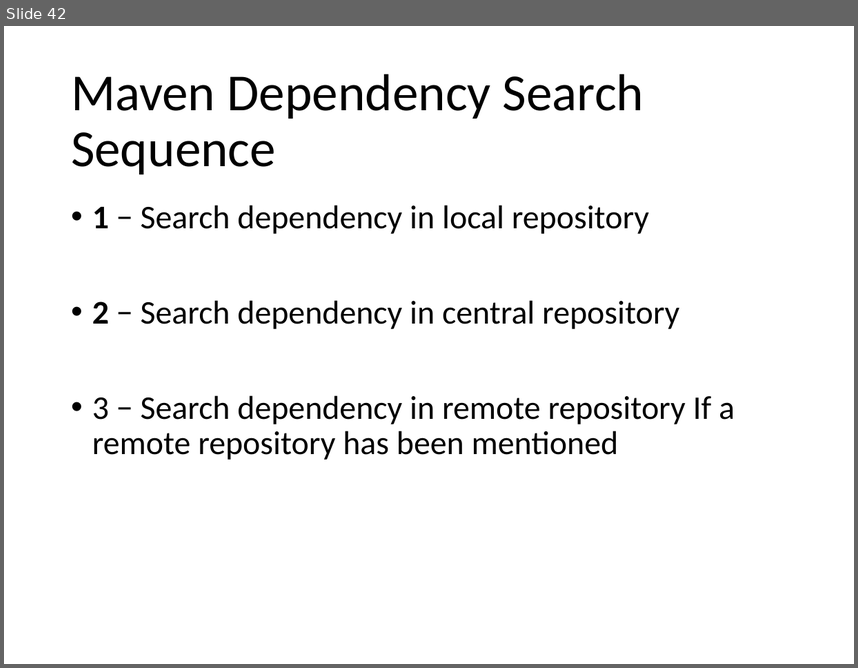
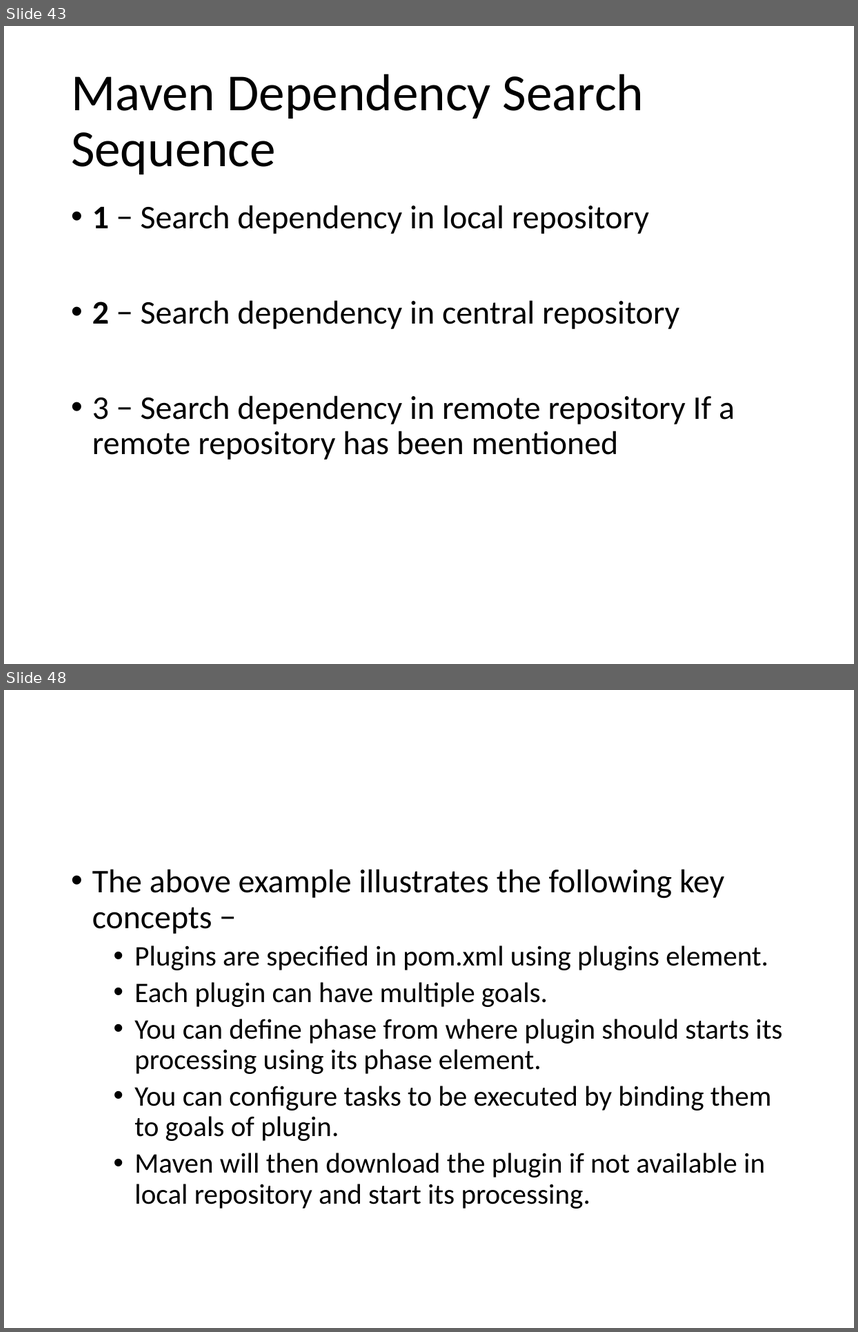
Before and after one commit to lawren43/mytest-repo, a slide deck: test-maven/doc/20191023-Maven Tutorial.pptx. Shown one above the other, each under a label of ours: slide 42 before the commit, slides 43 and 48 after it; the slides between them are not shown. The pictures are 858x668 and 858x1332 pixels, drawn with LibreOffice and Linux fonts; fonts in the diff are those of the drawing. Boxes give left, top, right and bottom in pixels: in the first picture for what was removed or moved away, otherwise in the second. Text is boxed around its words. In the diff, an @@ line names an element or a change of style, - is before the commit and + after.

```diff
--- a/test-maven/doc/20191023-Maven Tutorial.pptx
+++ b/test-maven/doc/20191023-Maven Tutorial.pptx
@@ slide 48 added at (4, 690, 854, 1328), background #FFFFFF @@
@@ text added at (92, 869, 782, 1208), 24 pt, text #000000 @@
+• The above example illustrates the following key concepts −
+  • Plugins are specified in pom.xml using plugins element.
+  • Each plugin can have multiple goals.
+  • You can define phase from where plugin should starts its processing using its phase element.
+  • You can configure tasks to be executed by binding them to goals of plugin.
+  • Maven will then download the plugin if not available in local repository and start its processing.
@@ what was slide 42 is now slide 43 @@
```
Also in this commit, not shown: 1 slide changed, 89 other slides added, 9 other files.
